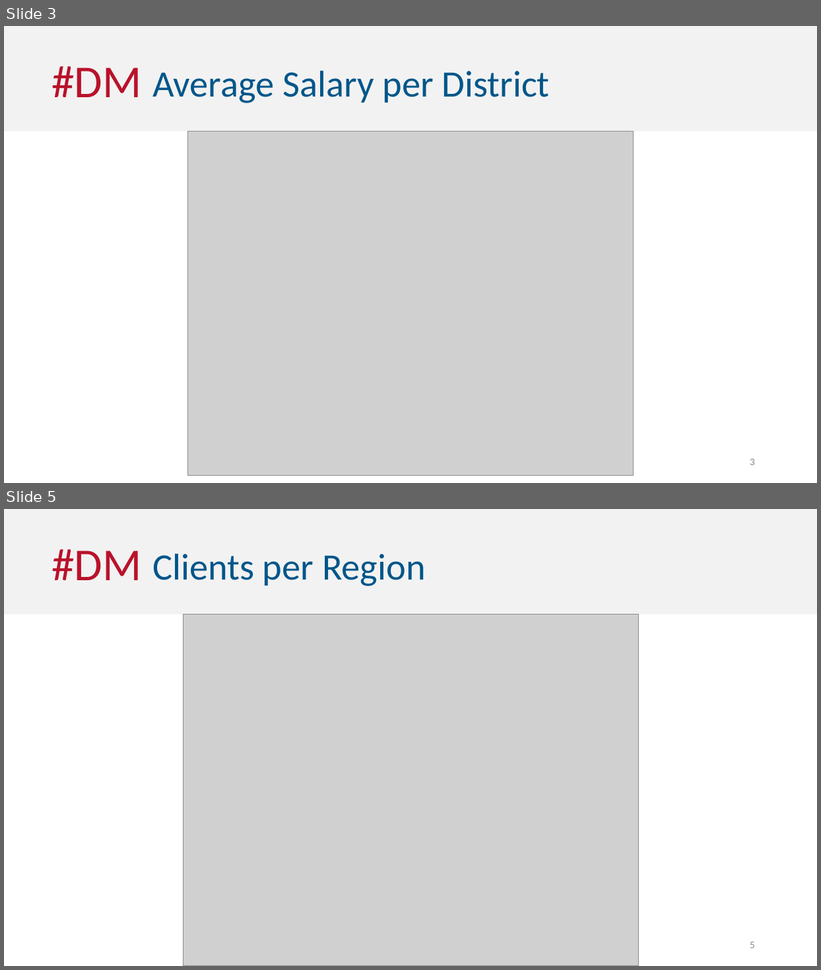
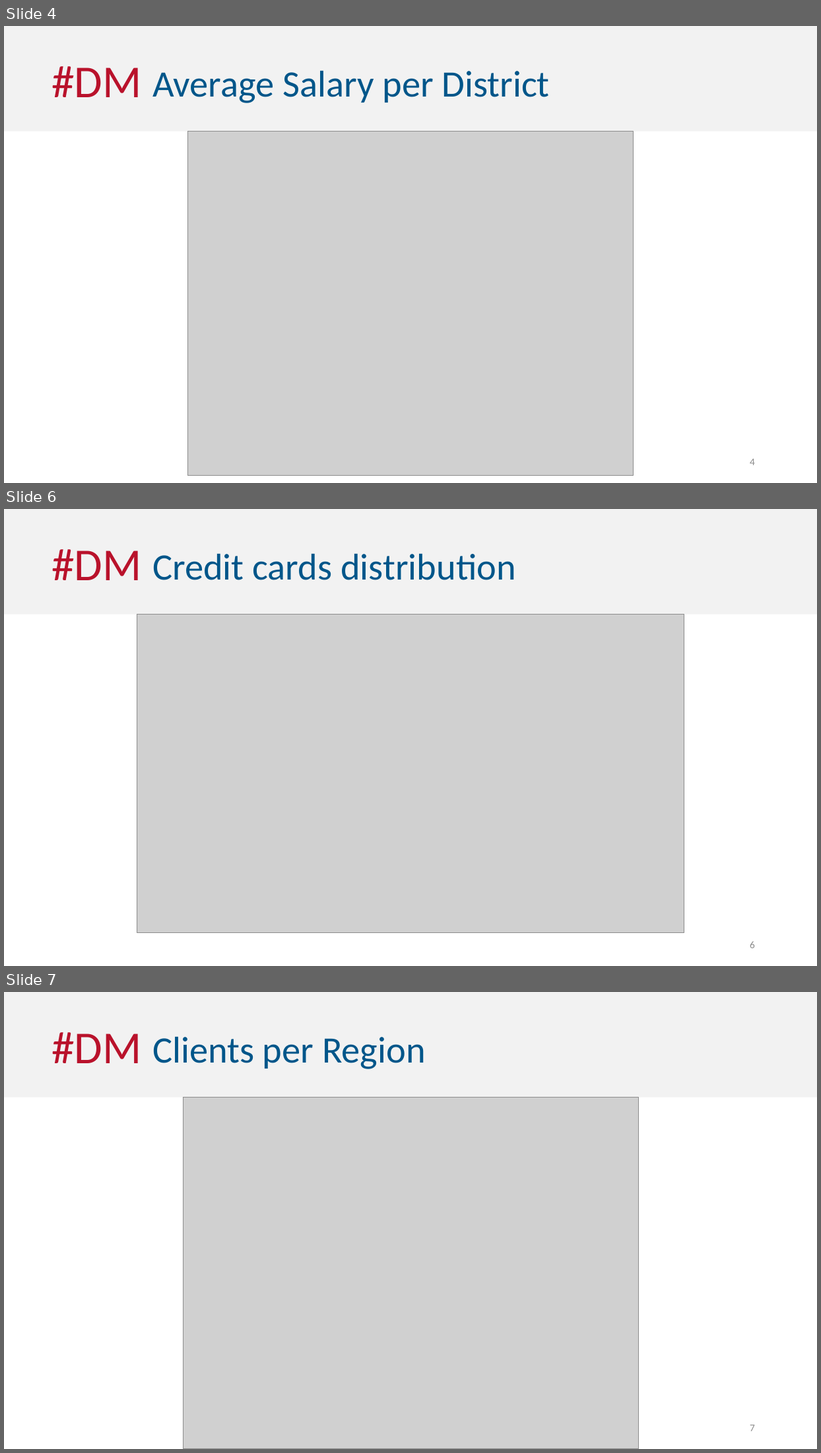
Before and after one commit to mfvfontes/2016_ECAC_G02, a slide deck: presentation/presentation.pptx. Shown one above the other, each under a label of ours: slides 3 and 5 before the commit, slides 4, 6 and 7 after it; the slides between them are not shown. The pictures are 821x970 and 821x1453 pixels, drawn with LibreOffice and Linux fonts; fonts in the diff are those of the drawing; grey boxes stand for pictures. Boxes give left, top, right and bottom in pixels: in the first picture for what was removed or moved away, otherwise in the second. Text is boxed around its words. In the diff, an @@ line names an element or a change of style, - is before the commit and + after.

```diff
--- a/presentation/presentation.pptx
+++ b/presentation/presentation.pptx
@@ slide 6 added at (4,509,817,966), background #FFFFFF @@
@@ rectangle added at (4,509,817,615), fill #F2F2F2 @@
@@ text added at (52,549,141,580), 54 pt, text #B9122B @@
+#DM
@@ text added at (152,553,516,580), 44 pt, text #00568A @@
+Credit cards distribution
@@ picture added at (137,615,684,933) @@
@@ page number added at (750,941,755,949), 12 pt, text #8C8C8C @@
+6
@@ what was slide 3 is now slide 4 @@
@@ page number at (750,459,755,466): text changed @@
-3
+4
@@ what was slide 5 is now slide 7 @@
@@ page number at (750,1425,755,1432): text changed @@
-5
+7
```
Also in this commit, not shown: 1 other slide added.
